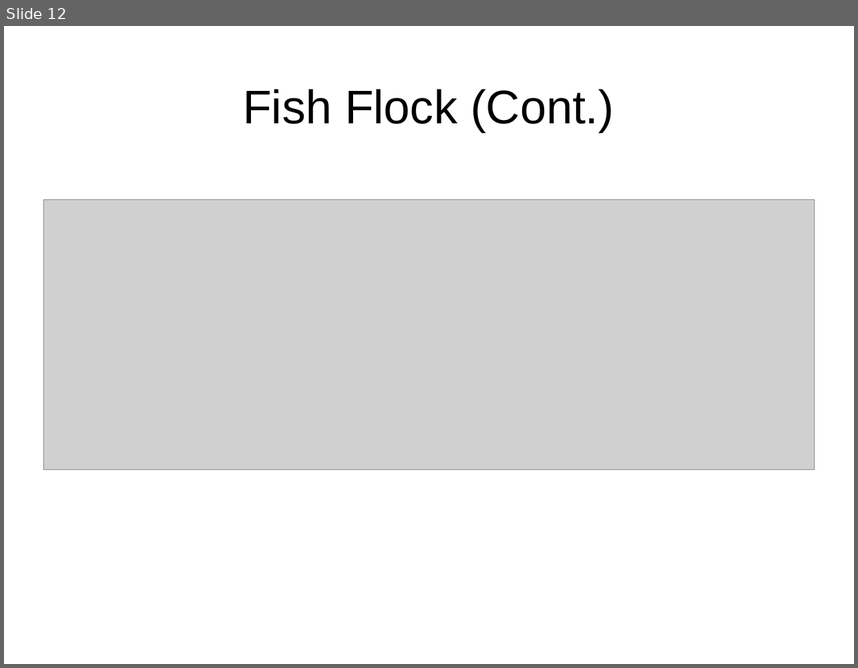
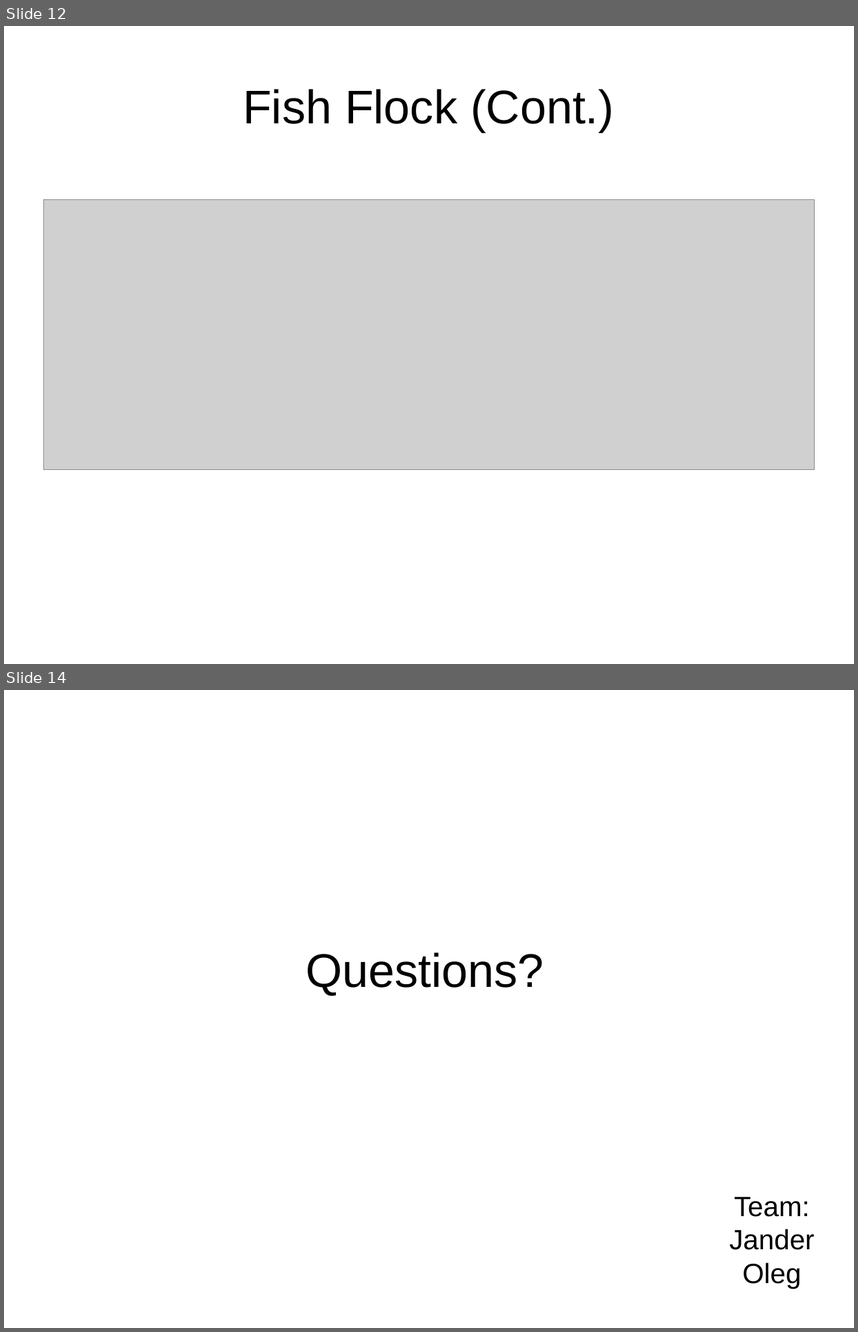
Before and after one commit to jandernascimento/jf3dgraphics, a slide deck: TP7/doc/presentation.odp. Shown one above the other, each under a label of ours: slide 12 before the commit, slides 12 and 14 after it; the slides between them are not shown. The pictures are 858x668 and 858x1332 pixels, drawn with LibreOffice and Linux fonts; fonts in the diff are those of the drawing; grey boxes stand for pictures. Boxes give left, top, right and bottom in pixels: in the first picture for what was removed or moved away, otherwise in the second. Text is boxed around its words. In the diff, an @@ line names an element or a change of style, - is before the commit and + after.

```diff
--- a/TP7/doc/presentation.odp
+++ b/TP7/doc/presentation.odp
@@ slide 14 added at [4, 690, 854, 1328], background #FFFFFF @@
@@ title added at [306, 952, 544, 996], 44 pt, text #000000 @@
+Questions?
@@ title added at [729, 1196, 814, 1288], 26 pt, text #000000 @@
+Team:
+Jander
+Oleg
```
Also in this commit, not shown: 1 other slide added.
